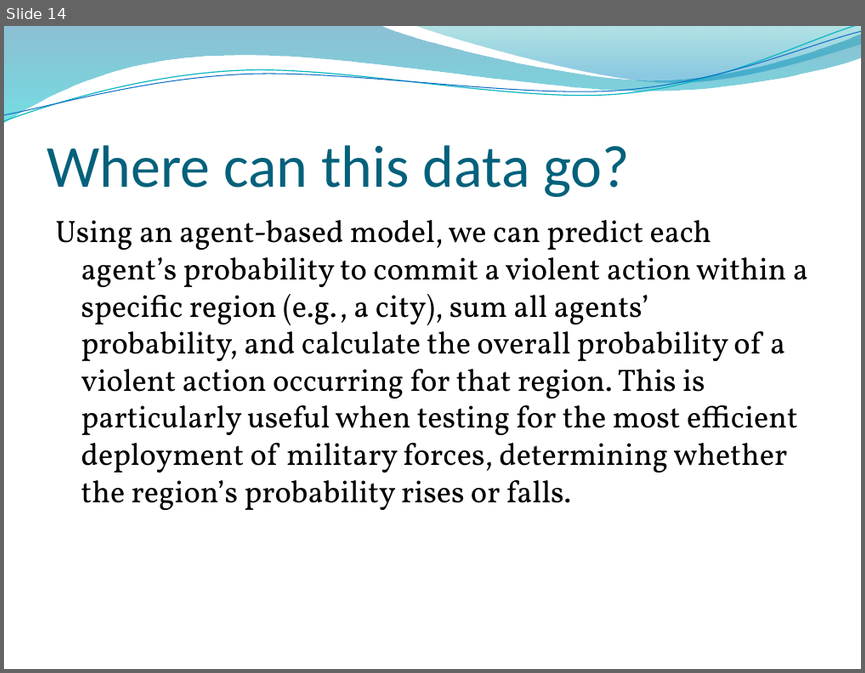
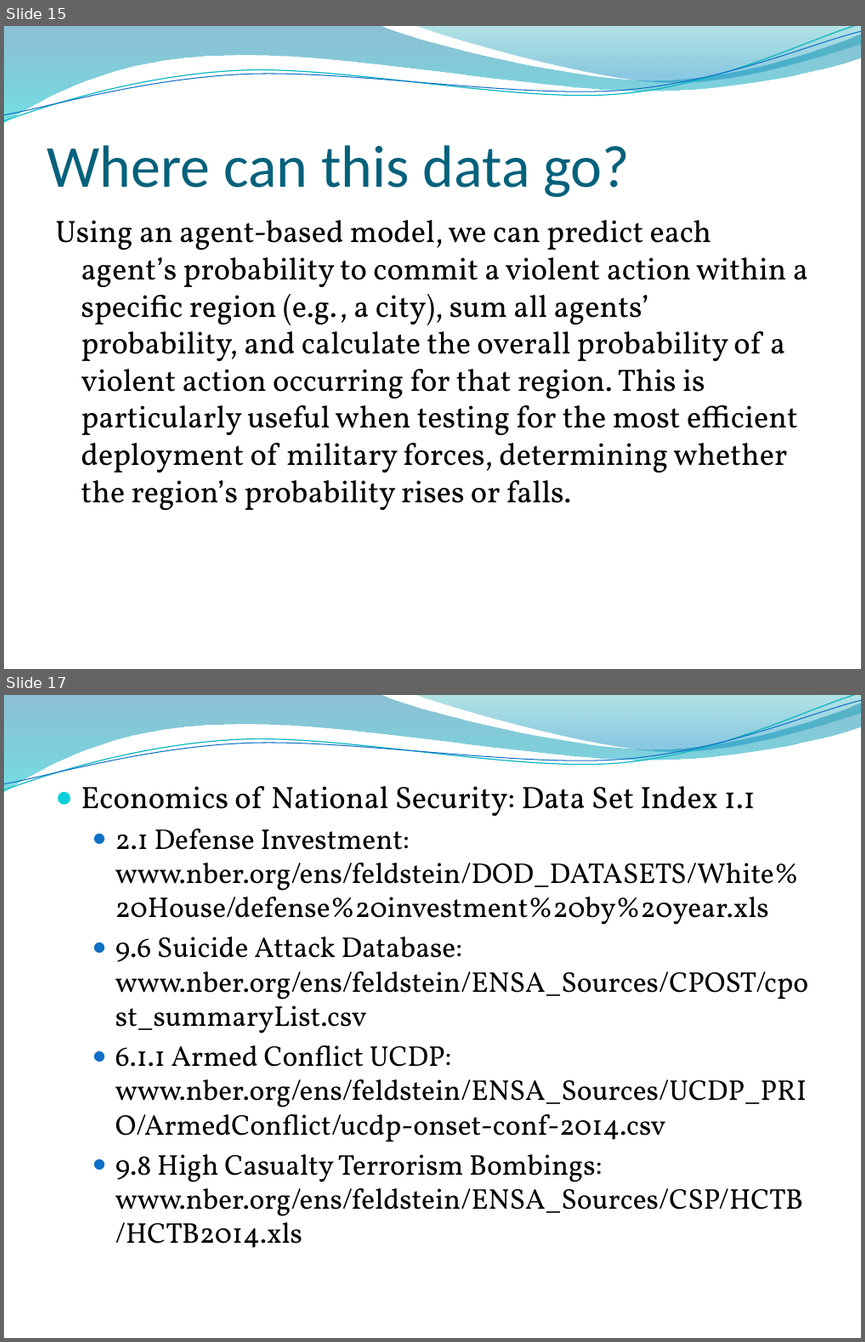
Before and after one commit to BlaHaws/Thinkful, a slide deck: CapstoneResearch/PredictingViolentThreat.pptx. Shown one above the other, each under a label of ours: slide 14 before the commit, slides 15 and 17 after it; the slides between them are not shown. The pictures are 865x673 and 865x1342 pixels, drawn with LibreOffice and Linux fonts; fonts in the diff are those of the drawing; background and template pictures are left out. Boxes give left, top, right and bottom in pixels: in the first picture for what was removed or moved away, otherwise in the second. Text is boxed around its words. In the diff, an @@ line names an element or a change of style, - is before the commit and + after.

```diff
--- a/CapstoneResearch/PredictingViolentThreat.pptx
+++ b/CapstoneResearch/PredictingViolentThreat.pptx
@@ slide 17 added at (x1=4, y1=695, x2=861, y2=1338), background picture (left out); not listed: 4 template elements that a slide beside it also shows @@
@@ text added at (x1=81, y1=786, x2=808, y2=1247), 24 pt, text #000000 @@
+● Economics of National Security: Data Set Index 1.1
+  ● 2.1 Defense Investment: www.nber.org/ens/feldstein/DOD_DATASETS/White%20House/defense%20investment%20by%20year.xls
+  ● 9.6 Suicide Attack Database: www.nber.org/ens/feldstein/ENSA_Sources/CPOST/cpost_summaryList.csv
+  ● 6.1.1 Armed Conflict UCDP: www.nber.org/ens/feldstein/ENSA_Sources/UCDP_PRIO/ArmedConflict/ucdp-onset-conf-2014.csv
+  ● 9.8 High Casualty Terrorism Bombings: www.nber.org/ens/feldstein/ENSA_Sources/CSP/HCTB/HCTB2014.xls
@@ what was slide 14 is now slide 15 @@
```
Also in this commit, not shown: 1 slide changed, 2 other slides added, 4 other files.
